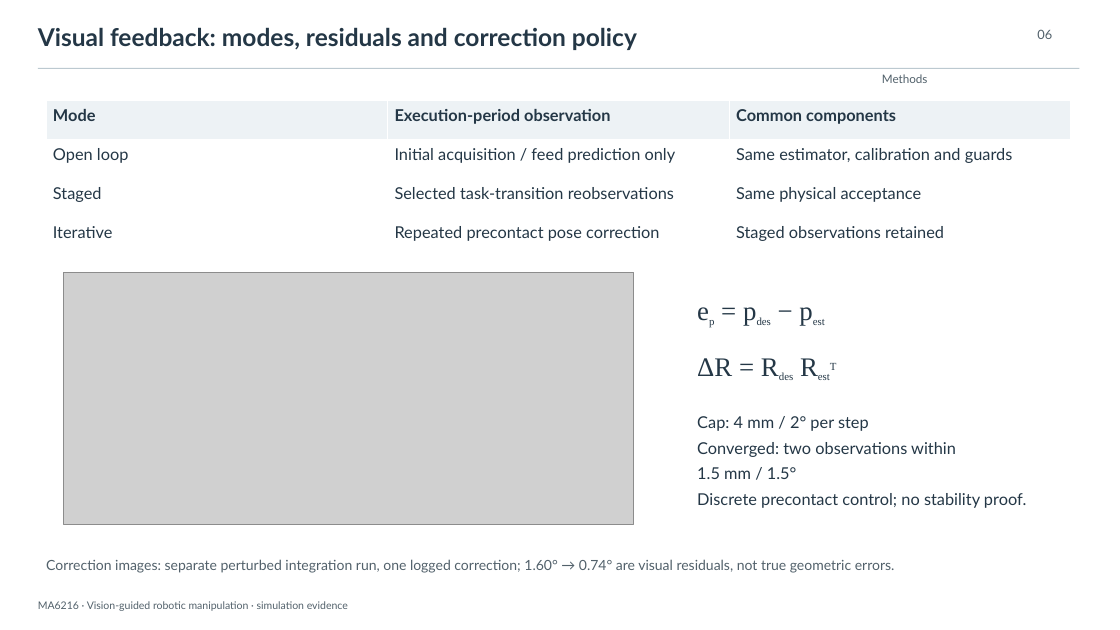
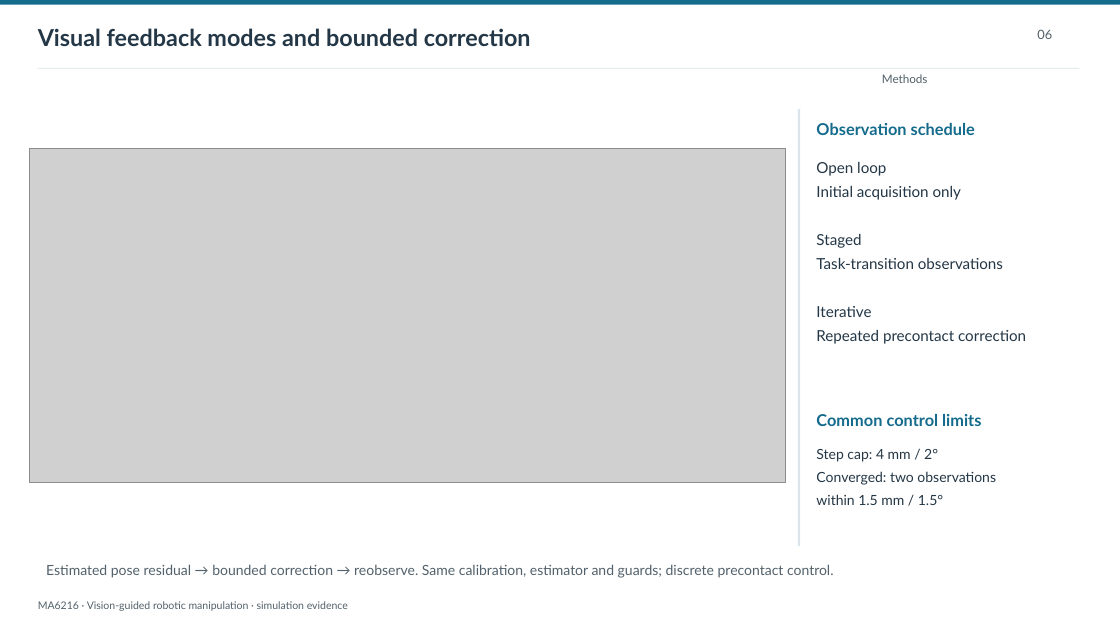
Before and after one commit to LewisLYU-HW/ma6216-ur5e-vision-pick-place, a slide deck: slide 6 of docs/presentation/vision_guided_manipulation.pptx. Drawn at 1120x630 pixels with LibreOffice and Linux fonts; fonts in the diff are those of the drawing; grey boxes stand for pictures. Boxes give left, top, right and bottom in pixels: in the first picture for what was removed or moved away, otherwise in the second. Text is boxed around its words. In the diff, an @@ line names an element or a change of style, - is before the commit and + after.

```diff
--- a/docs/presentation/vision_guided_manipulation.pptx
+++ b/docs/presentation/vision_guided_manipulation.pptx
@@ rectangle added at [0,0,1120,5], fill #146B8C @@
@@ text at [38,28,531,46]: text changed; size 21 to 20 pt @@
-Visual feedback: modes, residuals and correction policy
+Visual feedback modes and bounded correction
@@ rectangle at [38,68,1080,69]: fill #BCC9D0 to #DBE3E7 @@
@@ table removed at [46,101,1072,256], 4 rows, 3 columns @@
-Mode | Execution-period observation | Common components
-Open loop | Initial acquisition / feed prediction only | Same estimator, calibration and guards
-Staged | Selected task-transition reobservations | Same physical acceptance
-Iterative | Repeated precontact pose correction | Staged observations retained
@@ rectangle added at [798,109,801,546], fill #D9E5EA @@
@@ picture: place and size @@
-picture at [63,272,634,524]
+picture at [29,148,786,482]
@@ text added at [816,123,975,135], 14 pt, text #146B8C, bold @@
+Observation schedule
@@ text added at [816,162,1026,344], 13 pt, text #243746 @@
+Open loop
+Initial acquisition only
+Staged
+Task-transition observations
+Iterative
+Repeated precontact correction
@@ text removed at [697,294,1075,336] @@
-ep = pdes − pest
@@ text removed at [697,358,732,376] @@
-ΔR = Rdes RestT
@@ text added at [816,414,981,426], 14 pt, text #146B8C, bold @@
+Common control limits
@@ text at [816,449,996,505]: text changed; size 14 to 12 pt @@
-Cap: 4 mm / 2° per step
-Converged: two observations within
-1.5 mm / 1.5°
-Discrete precontact control; no stability proof.
+Step cap: 4 mm / 2°
+Converged: two observations
+within 1.5 mm / 1.5°
@@ text removed at [46,559,895,573] @@
-Correction images: separate perturbed integration run, one logged correction; 1.60° → 0.74° are visual residuals, not true geometric errors.
@@ text added at [46,564,834,578], 12 pt, text #52616B @@
+Estimated pose residual → bounded correction → reobserve. Same calibration, estimator and guards; discrete precontact control.
```
Also in this commit, not shown: 18 other slides changed, 10 other files.
